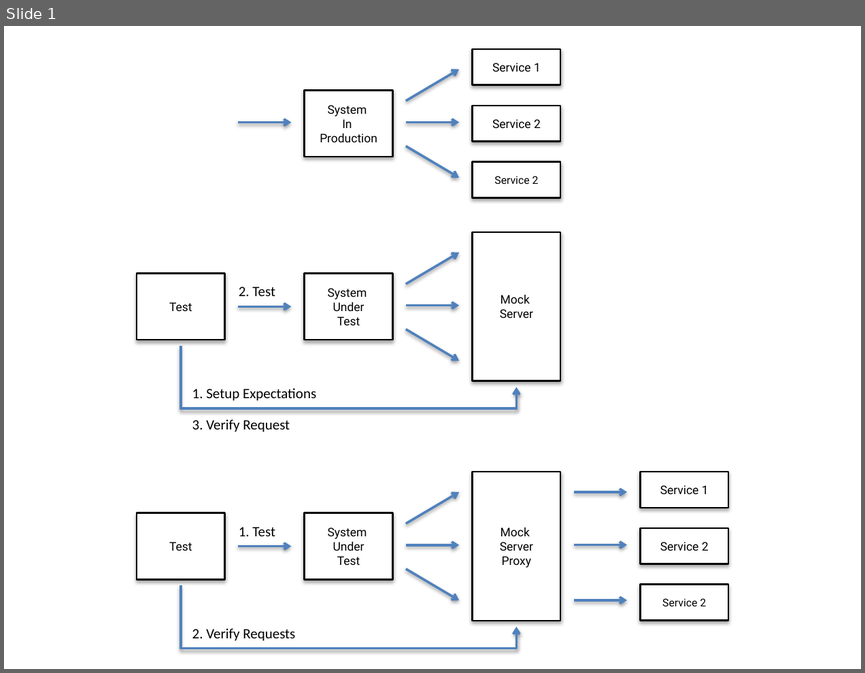
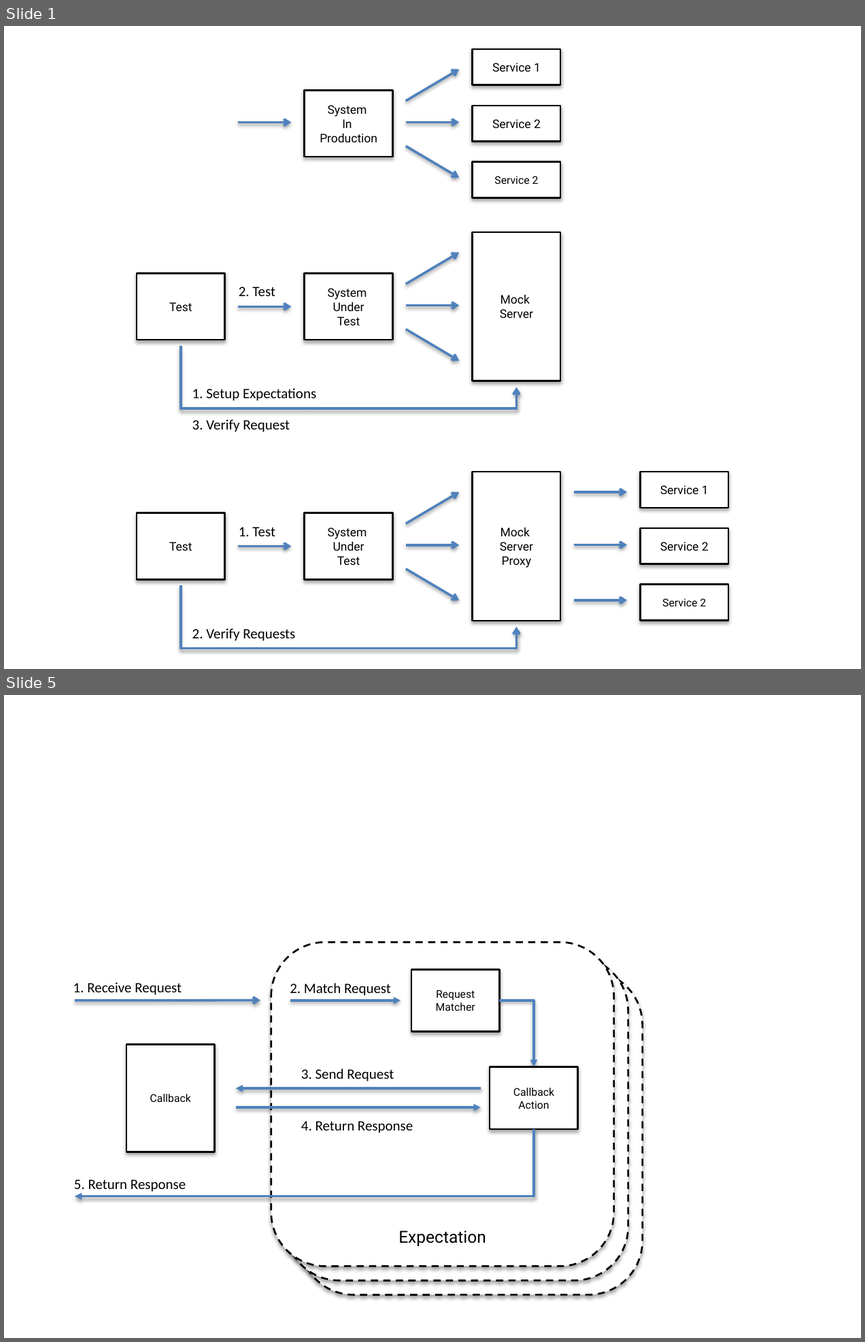
Before and after one commit to mock-server/mockserver, a slide deck: jekyll-www.mock-server.com/images/MockServerScenarios.pptx. Shown one above the other, each under a label of ours: slide 1 before the commit, slides 1 and 5 after it; the slides between them are not shown. The pictures are 865x673 and 865x1342 pixels, drawn with LibreOffice and Linux fonts; fonts in the diff are those of the drawing. Boxes give left, top, right and bottom in pixels: in the first picture for what was removed or moved away, otherwise in the second. Text is boxed around its words. In the diff, an @@ line names an element or a change of style, - is before the commit and + after.

```diff
--- a/jekyll-www.mock-server.com/images/MockServerScenarios.pptx
+++ b/jekyll-www.mock-server.com/images/MockServerScenarios.pptx
@@ slide 5 added at (x1=4, y1=695, x2=861, y2=1338), background #FFFFFF @@
@@ rounded rectangle added at (x1=271, y1=942, x2=614, y2=1266), fill #FFFFFF, outline #000000 1.5 pt dashed, 14 pt, text #000000 @@
+Expectation
@@ rounded rectangle added at (x1=285, y1=956, x2=628, y2=1280), fill #FFFFFF, outline #000000 1.5 pt dashed, 14 pt, text #000000 @@
+Expectation
@@ rounded rectangle added at (x1=300, y1=971, x2=643, y2=1295), fill #FFFFFF, outline #000000 1.5 pt dashed, 14 pt, text #000000 @@
+Expectation
@@ rectangle added at (x1=411, y1=969, x2=499, y2=1032), fill #FFFFFF, outline #000000 1.5 pt, 9 pt, text #000000 @@
+Request
+Matcher
@@ text added at (x1=73, y1=982, x2=181, y2=995), 12 pt, text #000000 @@
+1. Receive Request
@@ arrow added from (74, 1000) to (260, 1000), #4F81BD 2 pt @@
@@ text added at (x1=290, y1=983, x2=391, y2=996), 12 pt, text #000000 @@
+2. Match Request
@@ arrow added from (290, 1000) to (400, 1000), #4F81BD 2 pt @@
@@ elbow arrow added from (499, 1000) to (534, 1067), #4F81BD 2 pt @@
@@ rectangle added at (x1=126, y1=1045, x2=215, y2=1152), fill #FFFFFF, outline #000000 1.5 pt, 9 pt, text #000000 @@
+Callback
@@ text added at (x1=301, y1=1068, x2=394, y2=1081), 12 pt, text #000000 @@
+3. Send Request
@@ rectangle added at (x1=490, y1=1067, x2=578, y2=1130), fill #FFFFFF, outline #000000 1.5 pt, 9 pt, text #000000 @@
+Callback
+Action
@@ arrow added from (481, 1088) to (235, 1088), #4F81BD 2 pt @@
@@ arrow added from (235, 1107) to (481, 1107), #4F81BD 2 pt @@
@@ text added at (x1=301, y1=1121, x2=413, y2=1133), 12 pt, text #000000 @@
+4. Return Response
@@ elbow arrow added from (534, 1129) to (74, 1196), #4F81BD 2 pt @@
@@ text added at (x1=74, y1=1179, x2=186, y2=1193), 12 pt, text #000000 @@
+5. Return Response
```
Also in this commit, not shown: 5 other slides added.
